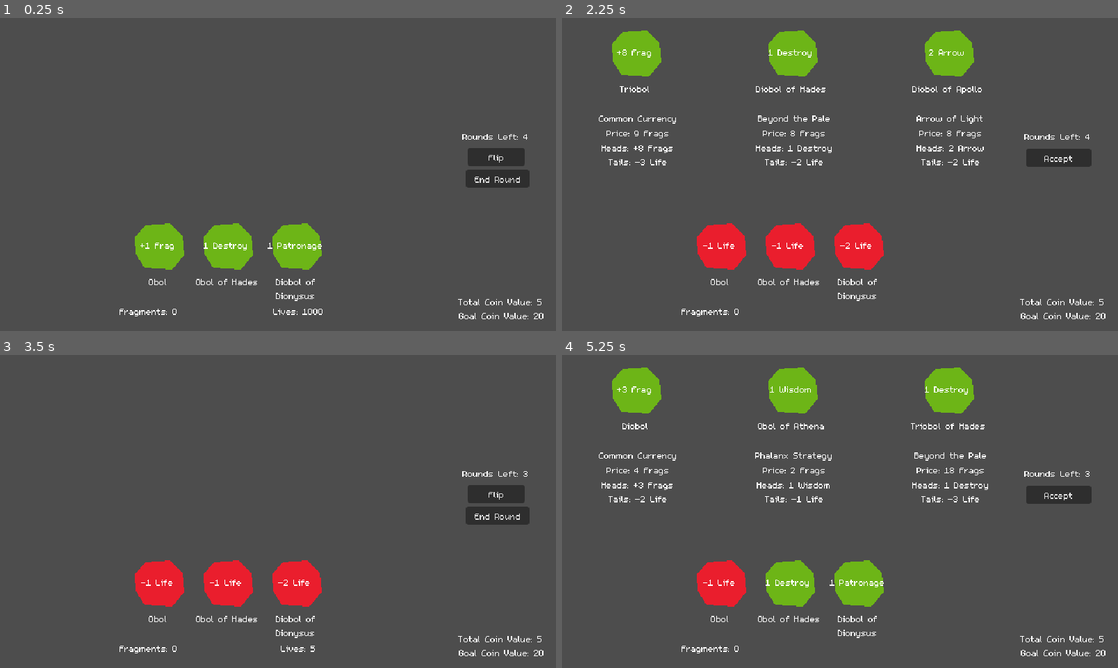
Above: before the commit, frames 1-4 (two rows, left to right).
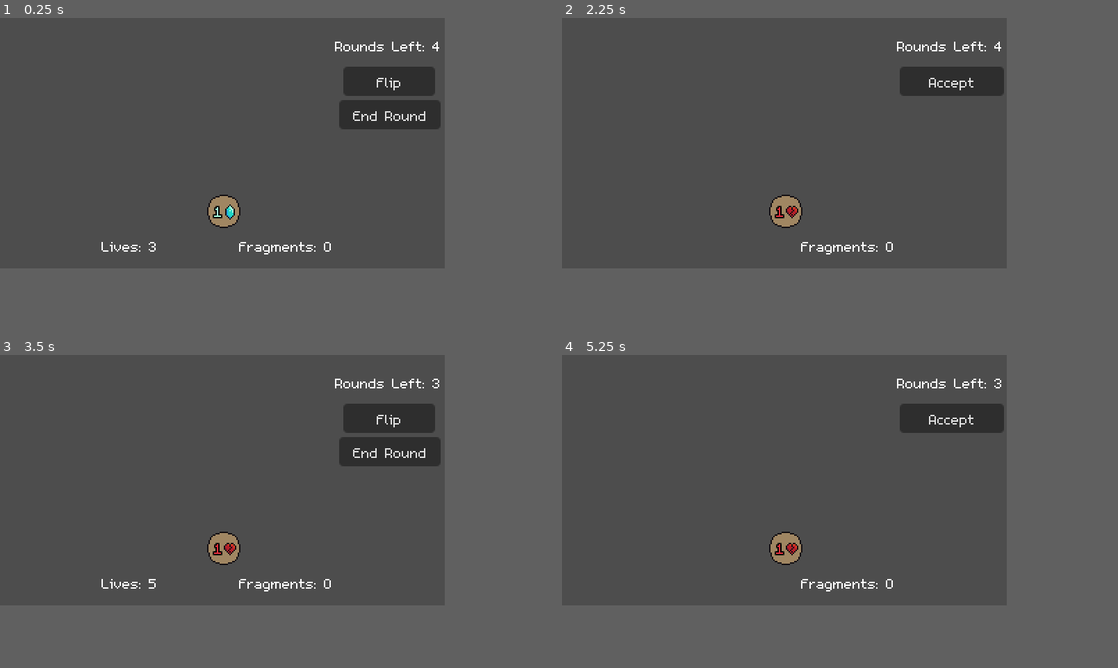
Above: after the commit, the same moments.

Repository: bdunko/Charon-s-Obol
Game: Godot game, scene res://main.tscn
The game is run twice, just before and just after one commit, with the same random seed, the same clock (stepped at 60 frames per second) and the same inputs.
Inputs:
- Up to frame 1 (0.25 s): no input
- Up to frame 2 (2.25 s): click "Flip" at 0.5 s; click "Accept" at 1.25 s; click "End Round" at 2 s
- Up to frame 3 (3.5 s): click "Accept" at 2.75 s
- Up to frame 4 (5.25 s): click "Flip" at 3.5 s; click "Accept" at 4.25 s; click "End Round" at 5 s
In our replay, the window is 800x450 before the commit and 640x360 after it. These sizes can differ from the game's own. Grey fills any space a smaller window leaves; there, only what the larger window draws over its background counts as a difference.

The runs differ from the first frame. In frame 1, 8.9% of the frame differs, in the area x 18-98%, y 7-97%; in frame 2, 11%; in frame 3, 8.9%; in frame 4, 11%, in the area x 6-98%, y 4-97%.

Commit message:
Changed resoluton back to 320x180; improved coin graphics; added icons

Diff:
--- a/coin.gd
+++ b/coin.gd
@@ -7,15 +7,13 @@
 @onready var BLESSED_ICON = $BlessedIcon
 @onready var CURSED_ICON = $CursedIcon
 
-var _coin: Global.Coin:
-	set(val):
-		_coin = val
-		_NAME_LABEL.text = _coin.get_name()
+var _coin: Global.Coin
 
 var _heads:
 	set(val):
 		_heads = val
-		_SPRITE.color = _HEADS_COLOR if _heads else _TAILS_COLOR
+		# update sprite to match denomination
+		_SPRITE.texture = load(_coin.get_denomination_sprite_path())
 		update_coin_text()
 
 var _power_uses_remaining = -1:
@@ -23,13 +21,18 @@
 		_power_uses_remaining = val
 		update_coin_text()
 
+const _FACE_FORMAT = "[center][color=%s]%s[/color][/center][img=10x13]%s[/img]"
+const _RED = "#e12f3b"
+const _BLUE = "#a6fcdb"
+const _YELLOW = "#ffd541"
+const _GRAY = "#b3b9d1"
 func update_coin_text() -> void:
 	if not _heads:
-		_SIDE_LABEL.text = "-%d Life" % get_life_loss() if get_life_loss() != 0 else "No Penalty"
+		_FACE_LABEL.text = _FACE_FORMAT % [_RED, "%d" % get_life_loss(), _coin.get_tails_icon_path()]
 	elif _coin.get_power() != Global.Power.NONE:
-		_SIDE_LABEL.text = "%d %s" % [_power_uses_remaining, _coin.get_power_string()]
+		_FACE_LABEL.text = _FACE_FORMAT % [_YELLOW if _power_uses_remaining != 0 else _GRAY, "%dx" % _power_uses_remaining, _coin.get_heads_icon_path()]
 	else:
-		_SIDE_LABEL.text = "+%d Frag" % _coin.get_fragments()
+		_FACE_LABEL.text = _FACE_FORMAT % [_BLUE, "%d" % _coin.get_fragments(), _coin.get_heads_icon_path()]
 
 var _locked: bool:
 	set(val):
@@ -50,16 +53,14 @@
 const _TAILS_COLOR = Color("#ea1e2d")
 
 @onready var _SPRITE = $Sprite
-@onready var _SIDE_LABEL = $Sprite/SideLabel
-@onready var _NAME_LABEL = $NameLabel
+@onready var _FACE_LABEL = $Sprite/FaceLabel
 
 # times the Wisdom power has been used on this coin; which reduces the tail downside by 1 each time
 var _athena_wisdom_stacks = 0
 
 func _ready():
 	assert(_SPRITE)
-	assert(_SIDE_LABEL)
-	assert(_NAME_LABEL)
+	assert(_FACE_LABEL)
 	_coin = Global.make_coin(Global.GENERIC_FAMILY, Global.Denomination.OBOL)
 	_heads = true
 	_locked = false
@@ -151,7 +152,6 @@
 func upgrade_denomination() -> void:
 	_coin.upgrade_denomination()
 	update_coin_text()
-	_NAME_LABEL.text = _coin.get_name()
 
 func apply_athena_wisdom() -> void:
 	_athena_wisdom_stacks += 1
--- a/coin.tscn
+++ b/coin.tscn
@@ -1,64 +1,64 @@
-[gd_scene load_steps=2 format=3 uid="uid://bkl5p2djoo52i"]
+[gd_scene load_steps=3 format=3 uid="uid://bkl5p2djoo52i"]
 
 [ext_resource type="Script" path="res://coin.gd" id="1_7p678"]
+[ext_resource type="Texture2D" uid="uid://buq0pt2mv61r8" path="res://assets/coins/obol.png" id="2_vhyph"]
 
 [node name="Coin" type="Control"]
-custom_minimum_size = Vector2(75, 75)
+custom_minimum_size = Vector2(32, 32)
 layout_mode = 3
 anchors_preset = 0
+offset_right = 36.0
+offset_bottom = 36.0
 mouse_filter = 2
 script = ExtResource("1_7p678")
 
-[node name="ClickableArea" type="Area2D" parent="."]
+[node name="Sprite" type="Sprite2D" parent="."]
+position = Vector2(18, 18)
+texture = ExtResource("2_vhyph")
 
-[node name="Polygon" type="CollisionPolygon2D" parent="ClickableArea"]
-position = Vector2(-2, -3)
-polygon = PackedVector2Array(7, 7, 71, 8, 70, 72, 6, 70)
-
-[node name="Sprite" type="Polygon2D" parent="."]
-position = Vector2(-77, -37)
-color = Color(0.427451, 0.709804, 0.0901961, 1)
-polygon = PackedVector2Array(97, 49, 126, 47, 140, 62, 142, 83, 128, 100, 96, 98, 86, 82, 85, 63)
-
-[node name="SideLabel" type="Label" parent="Sprite"]
+[node name="FaceLabel" type="RichTextLabel" parent="Sprite"]
 texture_filter = 1
 anchors_preset = 14
 anchor_top = 0.5
 anchor_right = 1.0
 anchor_bottom = 0.5
-offset_left = 81.0
-offset_top = 65.0
-offset_right = 141.0
-offset_bottom = 81.0
+offset_left = -17.0
+offset_top = -25.0
+offset_right = -16.0
+offset_bottom = -11.0
 grow_horizontal = 2
 grow_vertical = 2
-text = "+1 Frag"
-horizontal_alignment = 1
+theme_override_colors/font_outline_color = Color(0, 0, 0, 1)
+theme_override_constants/outline_size = 4
+bbcode_enabled = true
+text = "[center][color=#b3b9d1]0[/color][/center][img=10x13]res://assets/icons/dionysus_icon.png[/img]"
+fit_content = true
+scroll_active = false
 
-[node name="NameLabel" type="Label" parent="."]
-texture_filter = 1
-layout_mode = 0
-offset_left = -8.0
-offset_top = 70.0
-offset_right = 78.0
-offset_bottom = 105.0
-text = "Obol"
-horizontal_alignment = 1
-autowrap_mode = 2
+[node name="ClickableArea" type="Area2D" parent="Sprite"]
+visible = false
+position = Vector2(-16, -16)
+
+[node name="Polygon" type="CollisionPolygon2D" parent="Sprite/ClickableArea"]
+position = Vector2(-7, -7)
+polygon = PackedVector2Array(30, 7, 36, 10, 39, 17, 39, 30, 36, 36, 30, 39, 16, 39, 10, 36, 7, 30, 7, 16, 10, 10, 16, 7)
 
 [node name="LockedIcon" type="Polygon2D" parent="."]
-position = Vector2(-6, 4)
+visible = false
+position = Vector2(-14, 0)
 color = Color(0.239216, 1, 0.560784, 1)
 polygon = PackedVector2Array(14, -1, 17, -1, 18, 1, 16, 4, 14, 3, 13, 1)
 
 [node name="CursedIcon" type="Polygon2D" parent="."]
-position = Vector2(1, 4)
+visible = false
+position = Vector2(-8, 0)
 color = Color(0.631373, 0.505882, 0.8, 1)
 polygon = PackedVector2Array(14, -1, 17, -1, 18, 1, 16, 4, 14, 3, 13, 1)
 
 [node name="BlessedIcon" type="Polygon2D" parent="."]
-position = Vector2(1, 4)
+visible = false
+position = Vector2(-8, 0)
 color = Color(1, 1, 0.211765, 1)
 polygon = PackedVector2Array(14, -1, 17, -1, 18, 1, 16, 4, 14, 3, 13, 1)
 
-[connection signal="input_event" from="ClickableArea" to="." method="_on_clickable_area_input_event"]
+[connection signal="input_event" from="Sprite/ClickableArea" to="." method="_on_clickable_area_input_event"]
--- a/global.gd
+++ b/global.gd
@@ -27,11 +27,14 @@
 	var power: Power
 	var power_string: String
 	var power_uses_for_denom: Array[int]
+	var heads_icon_path: String
+	var tails_icon_path: String
 
 	func _init(suffix: String,
 			subtitle: String, prices: Array[int],
 			fragments_on_heads: Array[int], life_loss_on_tails: Array[int],
-			coin_power: Power, power_str: String, power_uses: Array[int]) -> void:
+			coin_power: Power, power_str: String, power_uses: Array[int],
+			heads_icon: String, tails_icon: String) -> void:
 		of_suffix = suffix
 		store_subtitle = subtitle
 		store_price_for_denom = prices
@@ -43,6 +46,12 @@
 		power_string = power_str
 		power_uses_for_denom = power_uses
 
+		heads_icon_path = heads_icon
+		tails_icon_path = tails_icon
+
+		assert(FileAccess.file_exists(heads_icon_path))
+		assert(FileAccess.file_exists(tails_icon_path))
+
 class Coin:
 	var _coin_family: CoinFamily
 	var _denomination: Denomination
@@ -74,6 +83,12 @@
 
 	func get_store_subtitle() -> String:
 		return _coin_family.store_subtitle
+
+	func get_heads_icon_path() -> String:
+		return _coin_family.heads_icon_path
+
+	func get_tails_icon_path() -> String:
+		return _coin_family.tails_icon_path
 
 	const _STORE_DESCRIPTION_FORMAT = "Heads: %s\nTails: %s"
 	func get_store_description() -> String:
@@ -126,21 +141,53 @@
 			Denomination.TRIOBOL:
 				_denomination = Denomination.TETROBOL
 
-var GENERIC_FAMILY = CoinFamily.new("", "Common Currency", [1, 4, 9, 16], [1, 3, 8, 13], [1, 2, 3, 4], Power.NONE, "No Power", [0, 0, 0, 0])
-var ZEUS_FAMILY = CoinFamily.new(" of Zeus", "Lighting Strikes", [2, 8, 18, 32], [0, 0, 0, 0], [1, 2, 3, 4], Power.REFLIP, "Reflip", [2, 3, 4, 5])
-var HERA_FAMILY = CoinFamily.new(" of Hera", "Envious Chains", [2, 8, 18, 32], [0, 0, 0, 0], [1, 2, 3, 4], Power.LOCK, "Lock", [1, 2, 3, 4])
-var POSEIDON_FAMILY = CoinFamily.new(" of Poseidon", "Shake the Earth", [2, 8, 18, 32], [0, 0, 0, 0], [1, 2, 3, 4], Power.FLIP_AND_NEIGHBORS, "Quake", [1, 2, 3, 4])
-var DEMETER_FAMILY = CoinFamily.new(" of Demeter", "Grow Ever Stronger", [2, 8, 18, 32], [0, 0, 0, 0], [1, 2, 3, 4], Power.GAIN_LIFE, "Revitalize", [1, 2, 3, 4])
-var APOLLO_FAMILY = CoinFamily.new(" of Apollo", "Arrow of Light", [2, 8, 18, 32], [0, 0, 0, 0], [1, 2, 3, 4], Power.GAIN_ARROW, "Arrow", [1, 2, 3, 4])
-var ARTEMIS_FAMILY = CoinFamily.new(" of Artemis", "Moonlit Ritual", [2, 8, 18, 32], [0, 0, 0, 0], [1, 2, 3, 4], Power.CHANGE_AND_BLURSE, "Harmony", [1, 2, 3, 4])
-var ARES_FAMILY = CoinFamily.new(" of Ares", "Chaos of War", [2, 8, 18, 32], [0, 0, 0, 0], [1, 2, 3, 4], Power.REFLIP_ALL, "War", [3, 4, 5, 6])
-var ATHENA_FAMILY = CoinFamily.new(" of Athena", "Phalanx Strategy", [2, 8, 18, 32], [0, 0, 0, 0], [1, 2, 3, 4], Power.WISDOM, "Wisdom", [1, 2, 3, 4])
-var HEPHAESTUS_FAMILY = CoinFamily.new(" of Hephaestus", "Forged in Fire", [2, 8, 18, 32], [0, 0, 0, 0], [1, 2, 3, 4], Power.FORGE, "Forge", [1, 2, 3, 4])
-var APHRODITE_FAMILY = CoinFamily.new(" of Aphrodite", "A Moment of Warmth", [2, 8, 18, 32], [0, 0, 0, 0], [1, 2, 3, 4], Power.RECHARGE, "Recharge", [1, 2, 3, 4])
-var HERMES_FAMILY = CoinFamily.new(" of Hermes", "From Lands Distant", [2, 8, 18, 32], [0, 0, 0, 0], [1, 2, 3, 4], Power.EXCHANGE, "Exchange", [1, 2, 3, 4])
-var HESTIA_FAMILY = CoinFamily.new(" of Hestia", "Weary Bones Rest", [2, 8, 18, 32], [0, 0, 0, 0], [1, 2, 3, 4], Power.BLESS, "Bless", [1, 2, 3, 4])
-var DIONYSUS_FAMILY = CoinFamily.new(" of Dionysus", "Wanton Revelry", [2, 8, 18, 32], [0, 0, 0, 0], [1, 2, 3, 4], Power.GAIN_COIN, "Patronage", [1, 1, 1, 1])
-var HADES_FAMILY = CoinFamily.new(" of Hades", "Beyond the Pale", [2, 8, 18, 32], [0, 0, 0, 0], [1, 2, 3, 4], Power.DESTROY, "Destroy", [1, 1, 1, 1])
+	var _OBOL_SPRITE = "res://assets/coins/obol.png"
+	var _DIOBOL_SPRITE = "res://assets/coins/diobol.png"
+	var _TRIOBOL_SPRITE = "res://assets/coins/triobol.png"
+	var _TETROBOL_SPRITE = "res://assets/coins/tetrobol.png"
+	func get_denomination_sprite_path() -> String:
+		match(_denomination):
+			Denomination.OBOL:
+				return _OBOL_SPRITE
+			Denomination.DIOBOL:
+				return _DIOBOL_SPRITE
+			Denomination.TRIOBOL:
+				return _TRIOBOL_SPRITE
+			_: #Denomination.TETROBOL
+				return _TETROBOL_SPRITE
+
+var _FRAGMENT_ICON_BLUE = "res://assets/icons/soul_fragment_blue_icon.png"
+var _FRAGMENT_ICON_RED = "res://assets/icons/soul_fragment_red_icon.png"
+var _ZEUS_ICON = "res://assets/icons/zeus_icon.png"
+var _HERA_ICON = "res://assets/icons/hera_icon.png"
+var _POSEIDON_ICON = "res://assets/icons/poseidon_icon.png"
+var _DEMETER_ICON = "res://assets/icons/demeter_icon.png"
+var _APOLLO_ICON = "res://assets/icons/apollo_icon.png"
+var _ARTEMIS_ICON = "res://assets/icons/artemis_icon.png"
+var _ARES_ICON = "res://assets/icons/ares_icon.png"
+var _ATHENA_ICON = "res://assets/icons/athena_icon.png"
+var _HEPHAESTUS_ICON = "res://assets/icons/hephaestus_icon.png"
+var _APHRODITE_ICON = "res://assets/icons/aphrodite_icon.png"
+var _HERMES_ICON = "res://assets/icons/hermes_icon.png"
+var _HESTIA_ICON = "res://assets/icons/hestia_icon.png"
+var _DIONYSUS_ICON = "res://assets/icons/dionysus_icon.png"
+var _HADES_ICON = "res://assets/icons/hades_icon.png"
+
+var GENERIC_FAMILY = CoinFamily.new("", "Common Currency", [1, 4, 9, 16], [1, 3, 8, 13], [1, 2, 3, 4], Power.NONE, "No Power", [0, 0, 0, 0], _FRAGMENT_ICON_BLUE, _FRAGMENT_ICON_RED)
+var ZEUS_FAMILY = CoinFamily.new(" of Zeus", "Lighting Strikes", [2, 8, 18, 32], [0, 0, 0, 0], [1, 2, 3, 4], Power.REFLIP, "Reflip", [2, 3, 4, 5], _ZEUS_ICON, _FRAGMENT_ICON_RED)
+var HERA_FAMILY = CoinFamily.new(" of Hera", "Envious Chains", [2, 8, 18, 32], [0, 0, 0, 0], [1, 2, 3, 4], Power.LOCK, "Lock", [1, 2, 3, 4], _HERA_ICON, _FRAGMENT_ICON_RED)
+var POSEIDON_FAMILY = CoinFamily.new(" of Poseidon", "Shake the Earth", [2, 8, 18, 32], [0, 0, 0, 0], [1, 2, 3, 4], Power.FLIP_AND_NEIGHBORS, "Quake", [1, 2, 3, 4], _POSEIDON_ICON, _FRAGMENT_ICON_RED)
+var DEMETER_FAMILY = CoinFamily.new(" of Demeter", "Grow Ever Stronger", [2, 8, 18, 32], [0, 0, 0, 0], [1, 2, 3, 4], Power.GAIN_LIFE, "Revitalize", [1, 2, 3, 4], _DEMETER_ICON, _FRAGMENT_ICON_RED)
+var APOLLO_FAMILY = CoinFamily.new(" of Apollo", "Arrow of Light", [2, 8, 18, 32], [0, 0, 0, 0], [1, 2, 3, 4], Power.GAIN_ARROW, "Arrow", [1, 2, 3, 4], _APOLLO_ICON, _FRAGMENT_ICON_RED)
+var ARTEMIS_FAMILY = CoinFamily.new(" of Artemis", "Moonlit Ritual", [2, 8, 18, 32], [0, 0, 0, 0], [1, 2, 3, 4], Power.CHANGE_AND_BLURSE, "Harmony", [1, 2, 3, 4], _ARTEMIS_ICON, _FRAGMENT_ICON_RED)
+var ARES_FAMILY = CoinFamily.new(" of Ares", "Chaos of War", [2, 8, 18, 32], [0, 0, 0, 0], [1, 2, 3, 4], Power.REFLIP_ALL, "War", [3, 4, 5, 6], _ARES_ICON, _FRAGMENT_ICON_RED)
+var ATHENA_FAMILY = CoinFamily.new(" of Athena", "Phalanx Strategy", [2, 8, 18, 32], [0, 0, 0, 0], [1, 2, 3, 4], Power.WISDOM, "Wisdom", [1, 2, 3, 4], _ATHENA_ICON, _FRAGMENT_ICON_RED)
+var HEPHAESTUS_FAMILY = CoinFamily.new(" of Hephaestus", "Forged in Fire", [2, 8, 18, 32], [0, 0, 0, 0], [1, 2, 3, 4], Power.FORGE, "Forge", [1, 2, 3, 4], _HEPHAESTUS_ICON, _FRAGMENT_ICON_RED)
+var APHRODITE_FAMILY = CoinFamily.new(" of Aphrodite", "A Moment of Warmth", [2, 8, 18, 32], [0, 0, 0, 0], [1, 2, 3, 4], Power.RECHARGE, "Recharge", [1, 2, 3, 4], _APHRODITE_ICON, _FRAGMENT_ICON_RED)
+var HERMES_FAMILY = CoinFamily.new(" of Hermes", "From Lands Distant", [2, 8, 18, 32], [0, 0, 0, 0], [1, 2, 3, 4], Power.EXCHANGE, "Exchange", [1, 2, 3, 4], _HERMES_ICON, _FRAGMENT_ICON_RED)
+var HESTIA_FAMILY = CoinFamily.new(" of Hestia", "Weary Bones Rest", [2, 8, 18, 32], [0, 0, 0, 0], [1, 2, 3, 4], Power.BLESS, "Bless", [1, 2, 3, 4], _HESTIA_ICON, _FRAGMENT_ICON_RED)
+var DIONYSUS_FAMILY = CoinFamily.new(" of Dionysus", "Wanton Revelry", [2, 8, 18, 32], [0, 0, 0, 0], [1, 2, 3, 4], Power.GAIN_COIN, "Patronage", [1, 1, 1, 1], _DIONYSUS_ICON, _FRAGMENT_ICON_RED)
+var HADES_FAMILY = CoinFamily.new(" of Hades", "Beyond the Pale", [2, 8, 18, 32], [0, 0, 0, 0], [1, 2, 3, 4], Power.DESTROY, "Destroy", [1, 1, 1, 1], _HADES_ICON, _FRAGMENT_ICON_RED)
 
 var _GOD_FAMILIES = [ZEUS_FAMILY, HERA_FAMILY, POSEIDON_FAMILY, DEMETER_FAMILY, APOLLO_FAMILY, ARTEMIS_FAMILY,
 		ARES_FAMILY, ATHENA_FAMILY, HEPHAESTUS_FAMILY, APHRODITE_FAMILY, HERMES_FAMILY, HESTIA_FAMILY, DIONYSUS_FAMILY, HADES_FAMILY]
--- a/main.gd
+++ b/main.gd
@@ -156,12 +156,6 @@
 
 	# make a single starting coin
 	_gain_coin(Global.make_coin(Global.GENERIC_FAMILY, Global.Denomination.OBOL))
-
-	# debug - give myself what I need
-	_gain_coin(Global.make_coin(Global.HADES_FAMILY, Global.Denomination.OBOL))
-	_gain_coin(Global.make_coin(Global.DIONYSUS_FAMILY, Global.Denomination.DIOBOL))
-	_lives = 1000
-	# todo - remove this
 
 	_ROUNDS_LABEL.show()
 	_FRAGMENT_LABEL.show()
--- a/main.tscn
+++ b/main.tscn
@@ -1,6 +1,7 @@
-[gd_scene load_steps=4 format=3 uid="uid://btdousdmcb6d3"]
+[gd_scene load_steps=5 format=3 uid="uid://btdousdmcb6d3"]
 
 [ext_resource type="Script" path="res://main.gd" id="1_68se7"]
+[ext_resource type="PackedScene" uid="uid://bkl5p2djoo52i" path="res://coin.tscn" id="3_43qkv"]
 [ext_resource type="PackedScene" uid="uid://svl2gfhqrjtk" path="res://shop_item.tscn" id="3_d2o1n"]
 [ext_resource type="Script" path="res://shop.gd" id="3_ie1li"]
 
@@ -11,78 +12,78 @@
 
 [node name="FlipButton" type="Button" parent="UI"]
 texture_filter = 1
-offset_left = 538.0
-offset_top = 149.0
-offset_right = 604.0
-offset_bottom = 170.0
+offset_left = 247.0
+offset_top = 35.0
+offset_right = 313.0
+offset_bottom = 56.0
 text = "Flip"
 
 [node name="AcceptButton" type="Button" parent="UI"]
 texture_filter = 1
-offset_left = 534.0
-offset_top = 150.0
-offset_right = 609.0
-offset_bottom = 171.0
+offset_left = 243.0
+offset_top = 35.0
+offset_right = 318.0
+offset_bottom = 56.0
 text = "Accept"
 
 [node name="EndRoundButton" type="Button" parent="UI"]
 texture_filter = 1
-offset_left = 536.0
-offset_top = 174.0
-offset_right = 609.0
-offset_bottom = 195.0
+offset_left = 244.0
+offset_top = 59.0
+offset_right = 317.0
+offset_bottom = 80.0
 text = "End Round"
 
 [node name="LivesLabel" type="Label" parent="UI"]
 texture_filter = 1
-offset_left = 309.0
-offset_top = 330.0
-offset_right = 377.0
-offset_bottom = 349.0
+offset_left = 59.0
+offset_top = 157.0
+offset_right = 127.0
+offset_bottom = 176.0
 text = "Lives: 5"
 horizontal_alignment = 1
 
 [node name="FragmentsLabel" type="Label" parent="UI"]
 texture_filter = 1
-offset_left = 137.0
-offset_top = 330.0
-offset_right = 205.0
-offset_bottom = 349.0
+offset_left = 172.0
+offset_top = 157.0
+offset_right = 240.0
+offset_bottom = 176.0
 text = "Fragments: 0"
 
 [node name="PowerLabel" type="Label" parent="UI"]
 texture_filter = 1
-offset_left = 58.0
-offset_top = 160.0
-offset_right = 502.0
-offset_bottom = 189.0
+offset_left = -59.0
+offset_top = 4.0
+offset_right = 385.0
+offset_bottom = 33.0
 theme_override_font_sizes/font_size = 32
 text = "Power: "
 horizontal_alignment = 1
 
 [node name="CoinValueLabel" type="Label" parent="UI"]
 texture_filter = 1
-offset_left = 527.0
-offset_top = 319.0
-offset_right = 624.0
-offset_bottom = 335.0
+offset_left = 291.0
+offset_top = -60.0
+offset_right = 388.0
+offset_bottom = -44.0
 text = "Total Coin Value: 0"
 
 [node name="GoalLabel" type="Label" parent="UI"]
 texture_filter = 1
-offset_left = 527.0
-offset_top = 335.0
-offset_right = 628.0
-offset_bottom = 351.0
+offset_left = 290.0
+offset_top = -42.0
+offset_right = 391.0
+offset_bottom = -26.0
 text = "Goal Coin Value: 5"
 horizontal_alignment = 1
 
 [node name="RoundsLabel" type="Label" parent="UI"]
 texture_filter = 1
-offset_left = 532.0
-offset_top = 129.0
-offset_right = 608.0
-offset_bottom = 148.0
+offset_left = 241.0
+offset_top = 13.0
+offset_right = 317.0
+offset_bottom = 32.0
 text = "Rounds Left: 5"
 
 [node name="ResultLabel" type="Label" parent="UI"]
@@ -107,18 +108,18 @@
 
 [node name="ArrowsButton" type="Button" parent="UI"]
 texture_filter = 1
-offset_left = 411.0
-offset_top = 326.0
-offset_right = 476.0
-offset_bottom = 347.0
+offset_left = 248.0
+offset_top = 86.0
+offset_right = 313.0
+offset_bottom = 107.0
 text = "Arrows 0"
 
 [node name="WarningLabel" type="Label" parent="UI"]
 texture_filter = 1
-offset_left = 48.0
-offset_top = 190.0
-offset_right = 496.0
-offset_bottom = 206.0
+offset_left = -68.0
+offset_top = 33.0
+offset_right = 380.0
+offset_bottom = 49.0
 text = "Can't do that!"
 horizontal_alignment = 1
 
@@ -128,20 +129,45 @@
 [node name="Table" type="Node2D" parent="."]
 
 [node name="CoinRow" type="HBoxContainer" parent="Table"]
-offset_left = 7.0
-offset_top = 226.0
-offset_right = 520.0
-offset_bottom = 301.0
+offset_left = -101.0
+offset_top = 121.0
+offset_right = 420.0
+offset_bottom = 196.0
 size_flags_horizontal = 4
 size_flags_vertical = 4
 mouse_filter = 2
+theme_override_constants/separation = 6
 alignment = 1
 
+[node name="Coin" parent="Table/CoinRow" instance=ExtResource("3_43qkv")]
+layout_mode = 2
+
+[node name="Coin2" parent="Table/CoinRow" instance=ExtResource("3_43qkv")]
+layout_mode = 2
+
+[node name="Coin3" parent="Table/CoinRow" instance=ExtResource("3_43qkv")]
+layout_mode = 2
+
+[node name="Coin4" parent="Table/CoinRow" instance=ExtResource("3_43qkv")]
+layout_mode = 2
+
+[node name="Coin5" parent="Table/CoinRow" instance=ExtResource("3_43qkv")]
+layout_mode = 2
+
+[node name="Coin6" parent="Table/CoinRow" instance=ExtResource("3_43qkv")]
+layout_mode = 2
+
+[node name="Coin7" parent="Table/CoinRow" instance=ExtResource("3_43qkv")]
+layout_mode = 2
+
+[node name="Coin8" parent="Table/CoinRow" instance=ExtResource("3_43qkv")]
+layout_mode = 2
+
 [node name="Shop" type="HBoxContainer" parent="Table"]
-offset_left = 7.0
-offset_top = 4.0
-offset_right = 527.0
-offset_bottom = 224.0
+offset_left = 117.0
+offset_top = -292.0
+offset_right = 637.0
+offset_bottom = -72.0
 mouse_filter = 2
 theme_override_constants/separation = 20
 alignment = 1
--- a/project.godot
+++ b/project.godot
@@ -21,8 +21,8 @@
 
 [display]
 
-window/size/viewport_width=640
-window/size/viewport_height=360
+window/size/viewport_width=320
+window/size/viewport_height=180
 window/size/window_width_override=1920
 window/size/window_height_override=1080
 window/stretch/mode="viewport"
@@ -34,3 +34,7 @@
 theme/default_font_antialiasing=0
 theme/default_font_hinting=0
 theme/default_font_subpixel_positioning=0
+
+[rendering]
+
+textures/canvas_textures/default_texture_filter=0
Binary file added: assets/coins/diobol.png
Not shown, added: assets/coins/diobol.png.import
Binary file added: assets/coins/obol.png
Not shown, added: assets/coins/obol.png.import
Binary file added: assets/coins/tetrobol.png
Not shown, added: assets/coins/tetrobol.png.import
Binary file added: assets/coins/triobol.png
Not shown, added: assets/coins/triobol.png.import
Binary file added: assets/icons/aphrodite_icon.png
Not shown, added: assets/icons/aphrodite_icon.png.import
Binary file added: assets/icons/apollo_icon.png
Not shown, added: assets/icons/apollo_icon.png.import
(and 30 more such lines)
